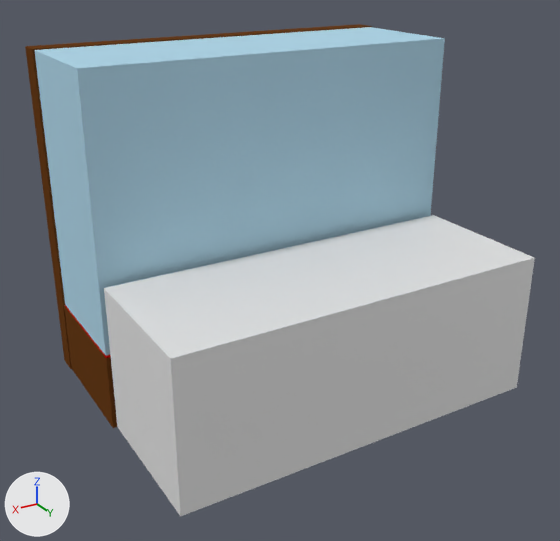
The Blender file theroom/excersizes/museum/montre_svaerd.blend: old version first, new version second.
Rendered twice from a camera (50 mm lens) standing at (5.32, 9.6, 5.95) and looking at (0.31, 1.24, 1.77). The lights are fixed; the arrows at lower left show +X, +Y and +Z.

The older version as bpy lines, for what is in view:
```python
me_cube_001 = bpy.data.meshes.new('Cube.001')
me_cube_001.from_pydata(...)  # a box spanning x -1.0..1.0, y -1.0..1.0, z -1.03..0.4
me_cube_001.materials.append(mat_material)  # brown #683d1a
me_cube_002 = bpy.data.meshes.new('Cube.002')
me_cube_002.from_pydata(...)  # a box spanning x -1.0..1.0, y -1.0..1.0, z -1.0..1.0
me_cube_023 = bpy.data.meshes.new('Cube.023')
me_cube_023.from_pydata([(-1.0, -1.0, -0.12), (-1.0, -1.0, 1.0), (-1.0, 1.0, -0.12), (-1.0, 1.0, 1.0), (1.0, -1.0, -0.12), (1.0, -1.0, 1.0), (1.0, 1.0, -0.12), (1.0, 1.0, 1.0)], [], [(0, 1, 3, 2), (2, 3, 7, 6), (6, 7, 5, 4), (4, 5, 1, 0), (2, 6, 4, 0), (7, 3, 1, 5)])
for i in [5]: me_cube_023.polygons[i].material_index = 1
me_cube_023.materials.append(mat_material)  # brown #683d1a
me_cube_023.materials.append(mat_material_002)  # red #a50004
ob_cube_001 = bpy.data.objects.new('Cube.001', me_cube_001)
ob_cube_001.location = (0.13, -0.85, 3.34)
ob_cube_001.rotation_euler = (0.0, 0.0, 3.142)  # degrees (0, 0, 180)
ob_cube_001.scale = (2.68, 0.16, 3.23)
ob_cube_006 = bpy.data.objects.new('Cube.006', me_cube_023)
ob_cube_006.location = (0.12, 0.17, 0.12)
ob_cube_006.rotation_euler = (0.0, 0.0, 6.283)  # degrees (0, 0, 360)
ob_cube_006.scale = (2.67, 0.943, 0.943)
ob_front_zone = bpy.data.objects.new('front.zone', me_cube_002)
ob_front_zone.location = (0.13, 2.16, 1.05)
ob_front_zone.scale = (2.61, 1.0, 1.0)
# also in view: 'glass.001' at (0.13, 0.11, 2.39)
```
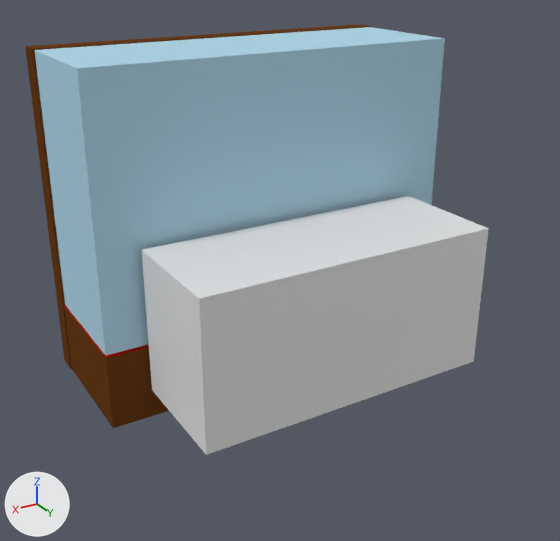
Location of each change, [x1, y1, x2, y2] in pixels of the pictures (560 x 541 px):
'front.zone', moved, rescaled (19% narrower, 14% shorter)
    before: [104, 215, 535, 516]
    after: [141, 196, 489, 455]

What changed in the scene script:
```text
Change ob_front_zone:
    ob_front_zone.location: (0.13, 2.16, 1.05) -> (0.13, 1.97, 1.44)
    ob_front_zone.scale: (2.61, 1.0, 1.0) -> (2.09, 0.816, 1.0)
```
